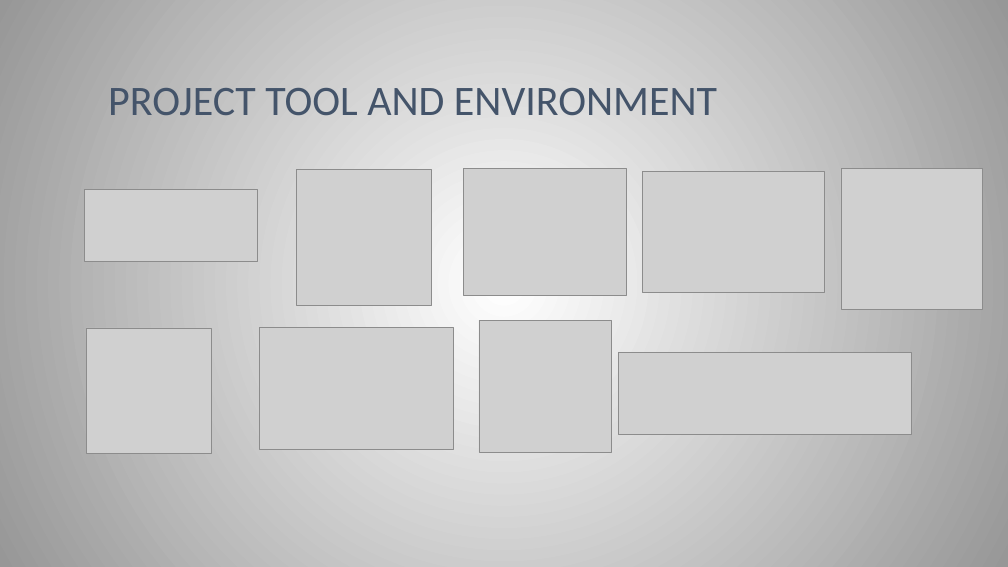
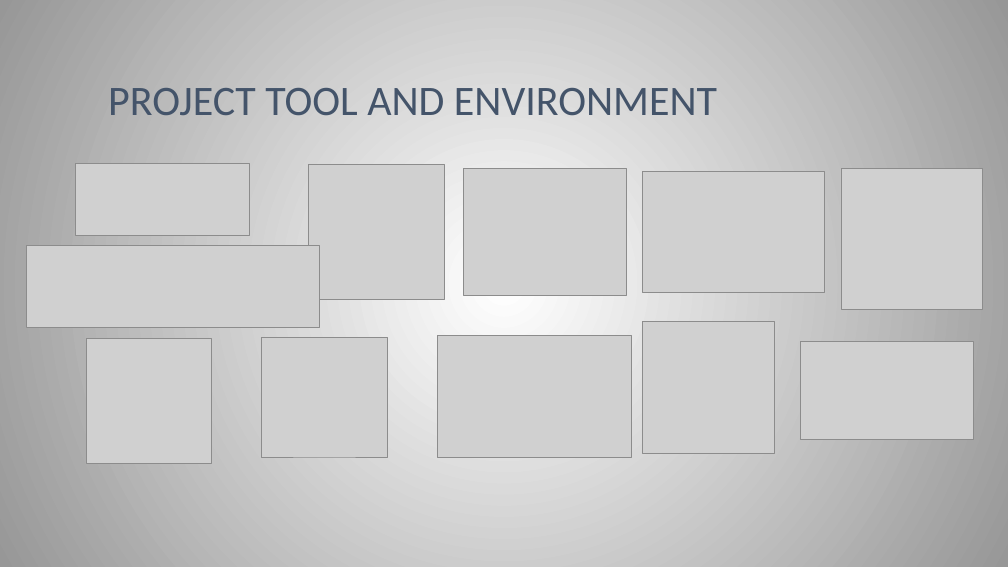
Before and after one commit to sangnvus/2015FALLIS02, a slide deck: slide 21 of WIP/Documents/DMS-SlideVer1.1.pptx. Drawn at 1008x567 pixels with LibreOffice and Linux fonts; fonts in the diff are those of the drawing; grey boxes stand for pictures. Boxes give left, top, right and bottom in pixels: in the first picture for what was removed or moved away, otherwise in the second. Text is boxed around its words. In the diff, an @@ line names an element or a change of style, - is before the commit and + after.

```diff
--- a/WIP/Documents/DMS-SlideVer1.1.pptx
+++ b/WIP/Documents/DMS-SlideVer1.1.pptx
@@ picture: place and size @@
-picture at (84, 190, 257, 262)
+picture at (76, 163, 249, 236)
@@ picture: place and size @@
-picture at (296, 169, 432, 305)
+picture at (309, 164, 444, 299)
@@ picture: place and size @@
-picture at (619, 352, 912, 435)
+picture at (26, 246, 320, 328)
@@ picture: place and size @@
-picture at (479, 320, 611, 452)
+picture at (643, 321, 775, 454)
@@ picture: place and size @@
-picture at (86, 328, 212, 454)
+picture at (86, 339, 212, 464)
@@ picture added at (261, 338, 388, 457) @@
@@ picture: place and size @@
-picture at (259, 328, 454, 450)
+picture at (437, 335, 631, 457)
@@ picture added at (800, 342, 974, 439) @@
```
Also in this commit, not shown: 2 other slides changed.
